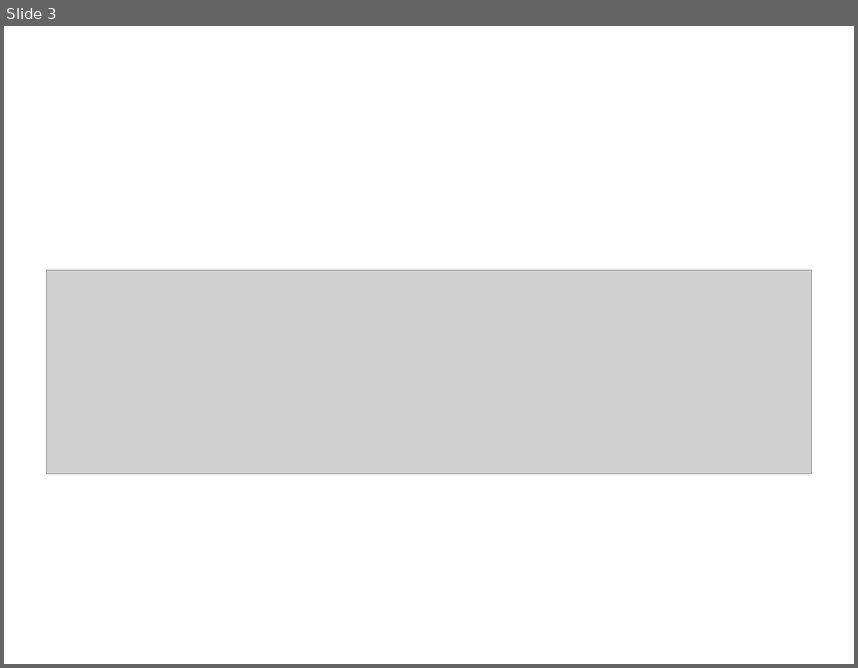
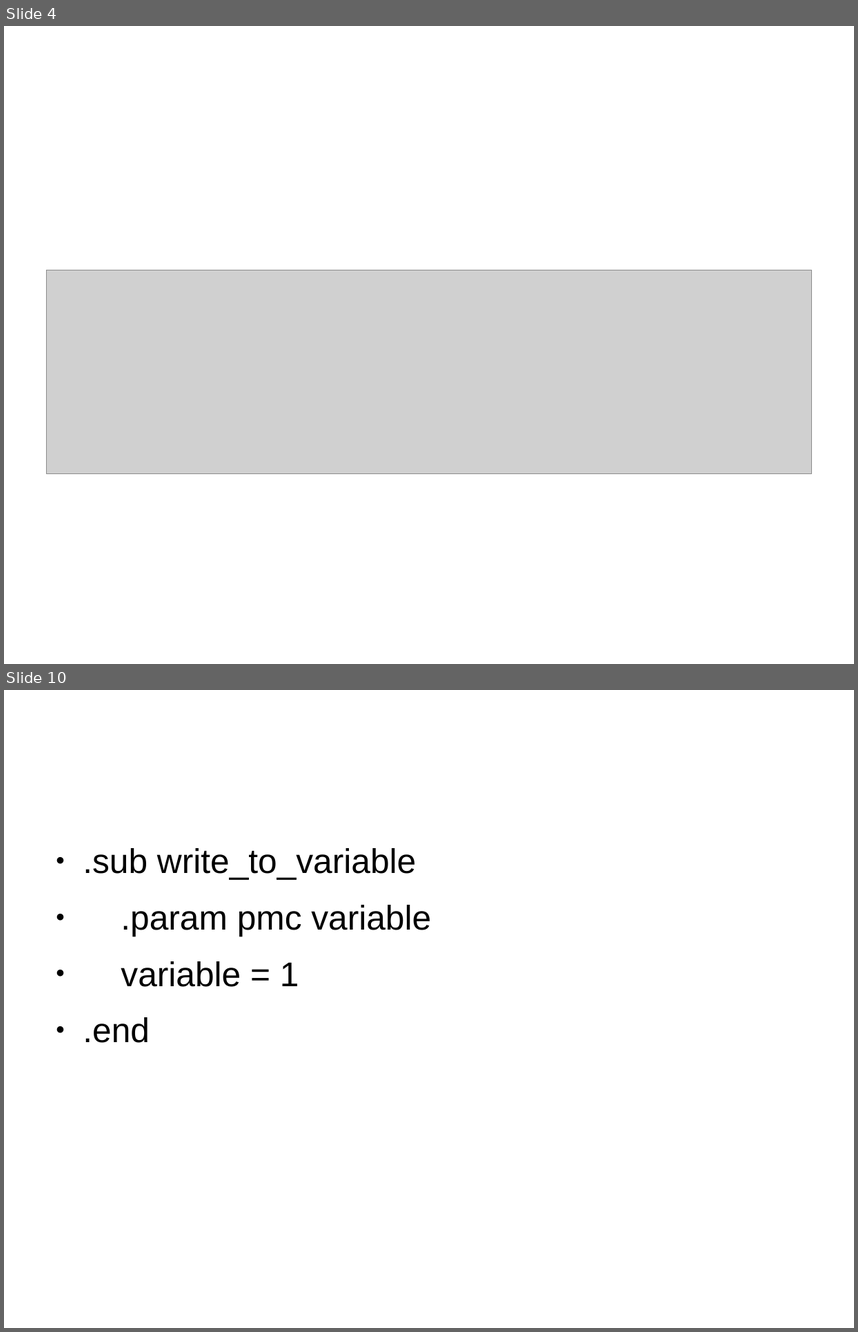
Before and after one commit to niner/HybridThreads, a slide deck: Präsentation.odp. Shown one above the other, each under a label of ours: slide 3 before the commit, slides 4 and 10 after it; the slides between them are not shown. The pictures are 858x668 and 858x1332 pixels, drawn with LibreOffice and Linux fonts; fonts in the diff are those of the drawing; grey boxes stand for pictures. Boxes give left, top, right and bottom in pixels: in the first picture for what was removed or moved away, otherwise in the second. Text is boxed around its words. In the diff, an @@ line names an element or a change of style, - is before the commit and + after.

```diff
--- a/Präsentation.odp
+++ b/Präsentation.odp
@@ slide 10 added at (4, 690, 854, 1328), background #FFFFFF @@
@@ text added at (83, 848, 431, 1043), 32 pt, text #000000 @@
+● .sub write_to_variable
+● .param pmc variable
+● variable = 1
+● .end
@@ what was slide 3 is now slide 4 @@
```
Also in this commit, not shown: 6 other slides added, 2 slides removed, 2 other files.
